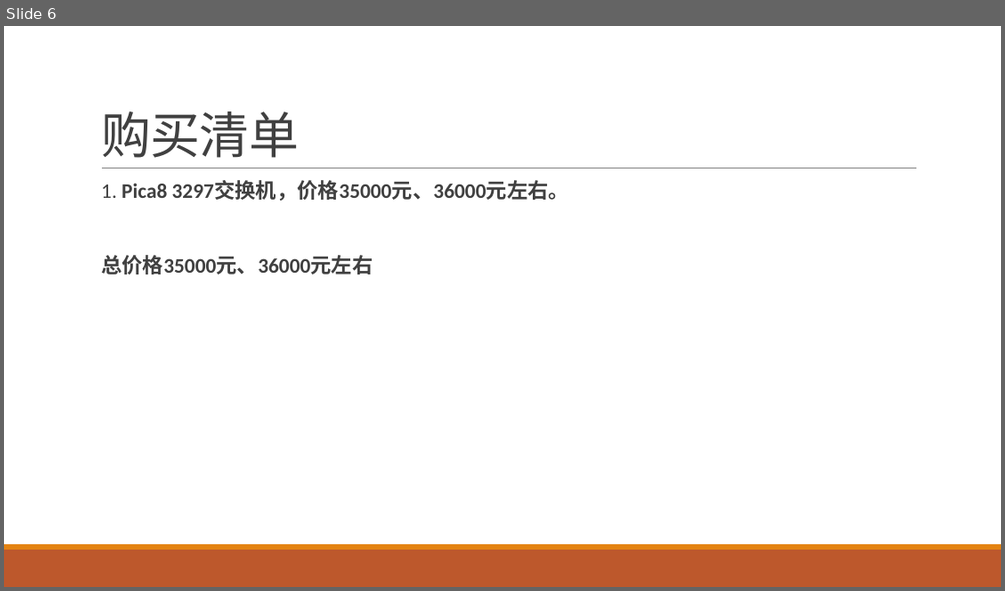
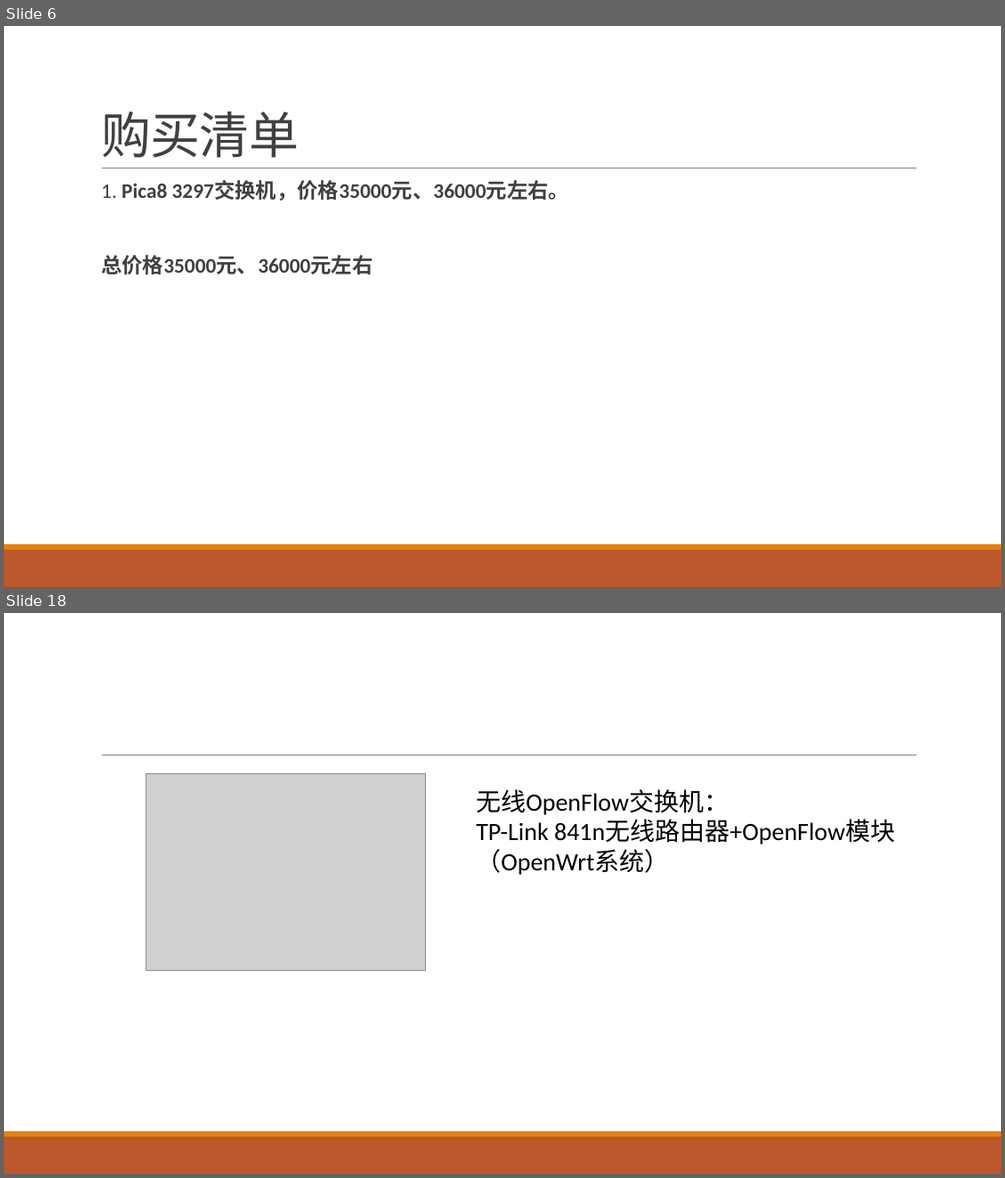
Before and after one commit to gittry1/gittry1.github.io, a slide deck: sysdjsdn/sysdjsdn.pptx. Shown one above the other, each under a label of ours: slide 6 before the commit, slides 6 and 18 after it; the slides between them are not shown. The pictures are 1005x591 and 1005x1178 pixels, drawn with LibreOffice and Linux fonts; fonts in the diff are those of the drawing; grey boxes stand for pictures. Boxes give left, top, right and bottom in pixels: in the first picture for what was removed or moved away, otherwise in the second. Text is boxed around its words. In the diff, an @@ line names an element or a change of style, - is before the commit and + after.

```diff
--- a/sysdjsdn/sysdjsdn.pptx
+++ b/sysdjsdn/sysdjsdn.pptx
@@ slide 18 added at box(4, 613, 1001, 1174), background #FFFFFF; not listed: 3 template elements that a slide beside it also shows @@
@@ picture added at box(146, 773, 425, 971) @@
@@ text added at box(476, 789, 895, 875), 24 pt, text #000000 @@
+无线OpenFlow交换机：
+TP-Link 841n无线路由器+OpenFlow模块（OpenWrt系统）
```
Also in this commit, not shown: 2 slides changed, 30 other slides added, 1 other file.
